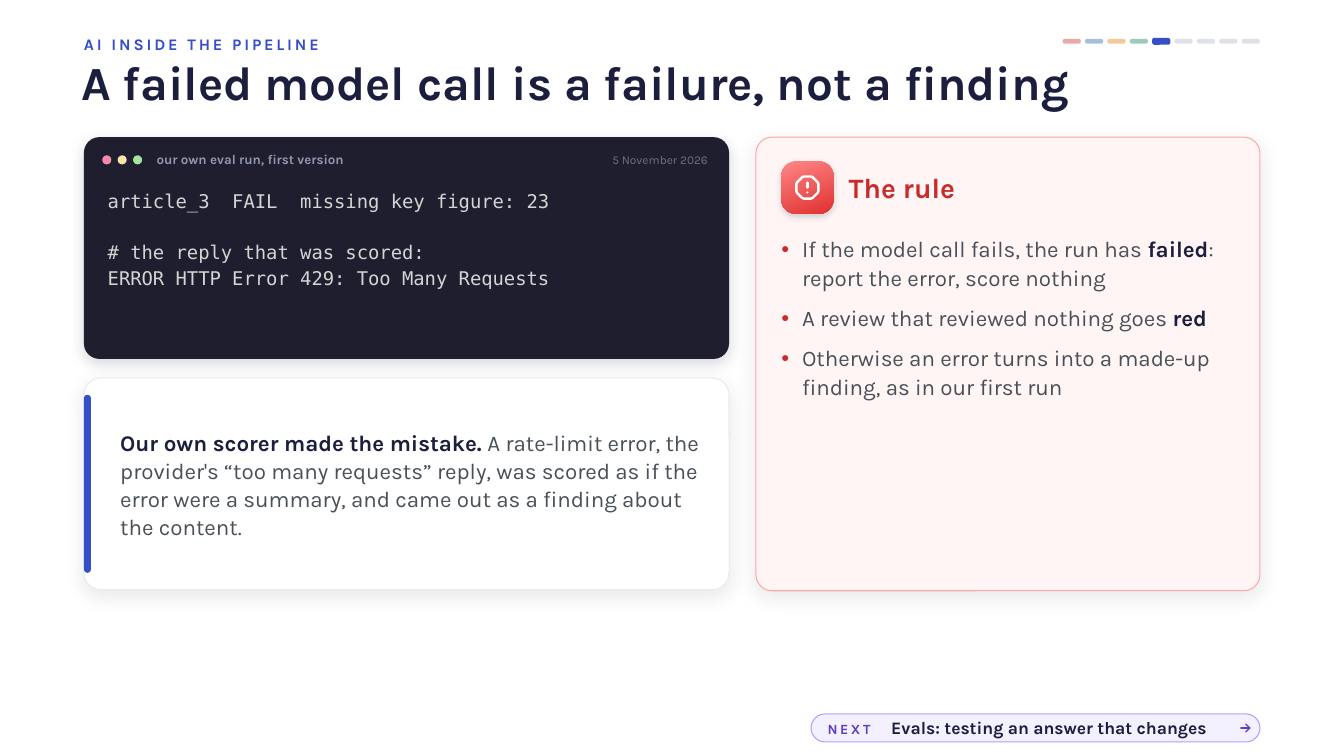
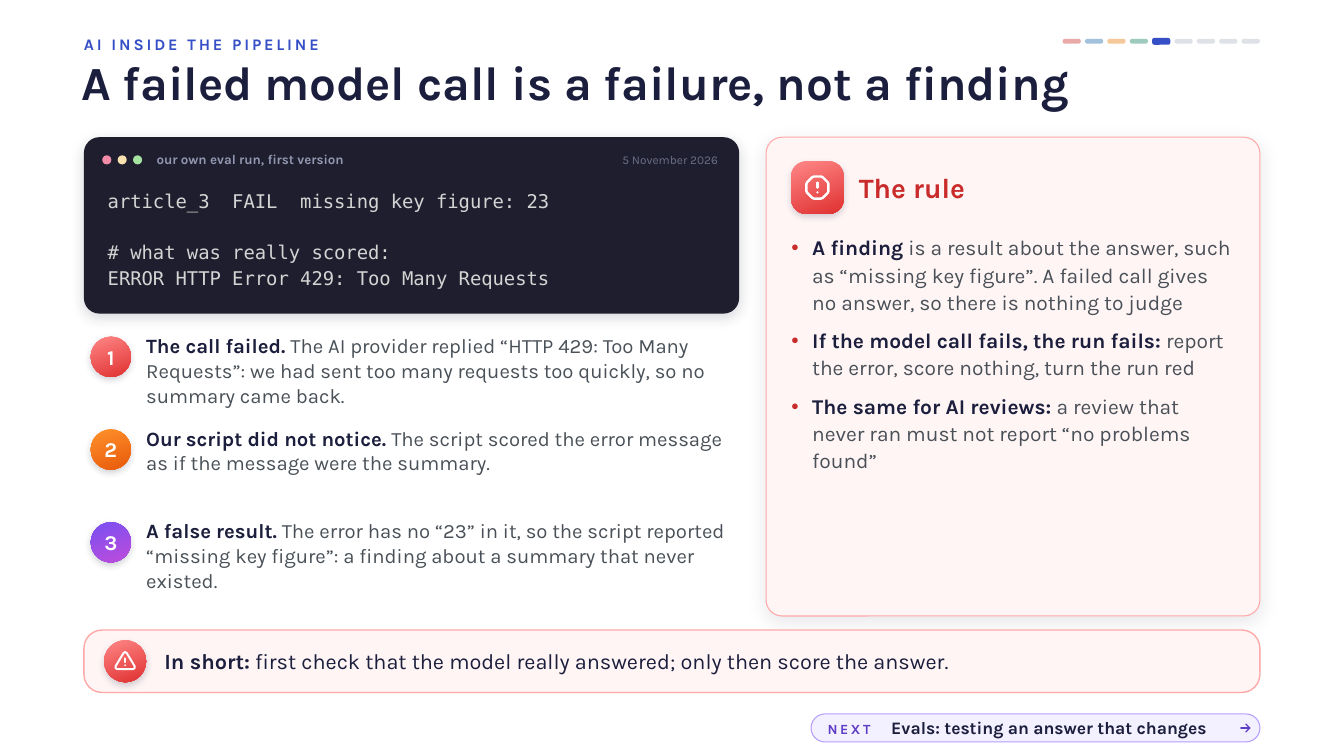
Before and after one commit to EnochOlaoye/ai-assisted-programming-module, a slide deck: slide 17 of lectures-and-labs/week10/cicd-lecture.pptx (slide 16 before the commit). Drawn at 1344x756 pixels with LibreOffice and Linux fonts; fonts in the diff are those of the drawing; background and template pictures are left out. Boxes give left, top, right and bottom in pixels: in the first picture for what was removed or moved away, otherwise in the second. Text is boxed around its words. In the diff, an @@ line names an element or a change of style, - is before the commit and + after.

Commit message:
chore: update course content from the module repo

```diff
--- a/lectures-and-labs/week10/cicd-lecture.pptx
+++ b/lectures-and-labs/week10/cicd-lecture.pptx
@@ rounded rectangle: place and size @@
-rounded rectangle at [84, 137, 729, 359]
+rounded rectangle at [84, 137, 739, 314]
@@ rounded rectangle at [84, 137, 739, 314]: proportions changed @@
@@ text "5 November 2026": place and size @@
-text "5 November 2026" at [612, 156, 708, 164]
+text "5 November 2026" at [622, 156, 718, 164]
@@ rounded rectangle at [766, 137, 1260, 616]: proportions changed @@
@@ rounded rectangle: place and size @@
-rounded rectangle at [756, 137, 1260, 591]
+rounded rectangle at [766, 137, 1260, 616]
@@ rounded rectangle: place and size @@
-rounded rectangle at [781, 161, 834, 214]
+rounded rectangle at [791, 161, 844, 214]
@@ freeform shape: place and size @@
-freeform shape at [792, 173, 822, 203]
+freeform shape at [803, 173, 832, 203]
@@ text "The rule": place and size @@
-text "The rule" at [849, 178, 955, 199]
+text "The rule" at [859, 178, 965, 199]
@@ text at [130, 244, 391, 263]: text changed @@
-# the reply that was scored:
+# what was really scored:
@@ text at [812, 240, 1230, 468]: text changed; size 16 to 15 pt @@
-● If the model call fails, the run has failed: report the error, score nothing
-● A review that reviewed nothing goes red
-● Otherwise an error turns into a made-up finding, as in our first run
+● A finding is a result about the answer, such as “missing key figure”. A failed call gives no answer, so there is nothing to judge
+● If the model call fails, the run fails: report the error, score nothing, turn the run red
+● The same for AI reviews: a review that never ran must not report “no problems found”
@@ ellipse added at [91, 337, 131, 377], fill gradient #FF8787 to #E03131, 15 pt, text #FFFFFF, bold @@
+1
@@ text added at [146, 338, 704, 408], 14.5 pt, text #495057 @@
+The call failed. The AI provider replied “HTTP 429: Too Many Requests”: we had sent too many requests too quickly, so no summary came back.
@@ rounded rectangle removed at [84, 378, 729, 590] @@
@@ rounded rectangle removed at [84, 395, 91, 574] @@
@@ ellipse added at [91, 430, 131, 470], fill gradient #FF922B to #E8590C, 15 pt, text #FFFFFF, bold @@
+2
@@ text at [146, 431, 722, 475]: text changed; size 16 to 14.5 pt @@
-Our own scorer made the mistake. A rate-limit error, the provider's “too many requests” reply, was scored as if the error were a summary, and came out as a finding about the content.
+Our script did not notice. The script scored the error message as if the message were the summary.
@@ text "Our script did not notice. ..." at [146, 431, 722, 475]: vertical alignment middle to top @@
@@ ellipse added at [91, 522, 131, 563], fill gradient #7950F2 to #BE4BDB, 15 pt, text #FFFFFF, bold @@
+3
@@ text added at [146, 524, 724, 588], 14.5 pt, text #495057 @@
+A false result. The error has no “23” in it, so the script reported “missing key figure”: a finding about a summary that never existed.
@@ rounded rectangle added at [84, 630, 1260, 693], fill #FFF5F5, outline #FFA8A8 1 pt @@
@@ ellipse added at [104, 640, 146, 683], fill gradient #FF8787 to #E03131 @@
@@ freeform shape added at [113, 649, 136, 673], outline #FFFFFF 1.4 pt @@
@@ text added at [164, 654, 948, 675], 15.5 pt, text #1B1E3C @@
+In short: first check that the model really answered; only then score the answer.
```
Also in this commit, not shown: 8 other slides changed, 7 slides added, 3 slides removed, 6 other files.
